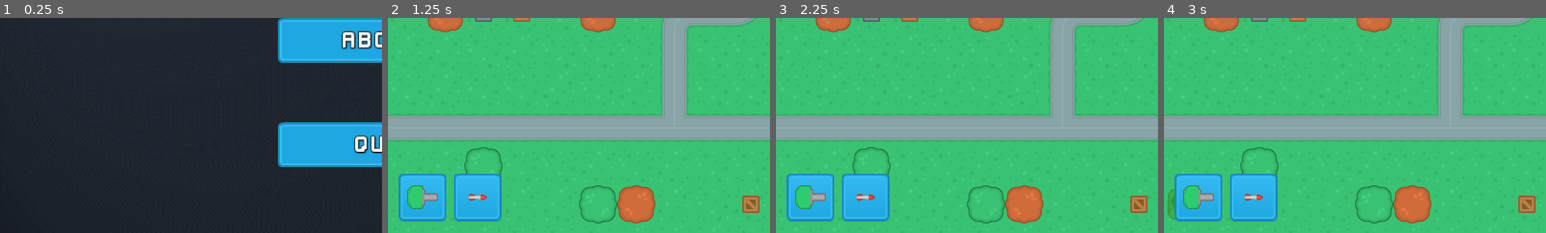
Above: before the commit, frames 1-4 (left to right).
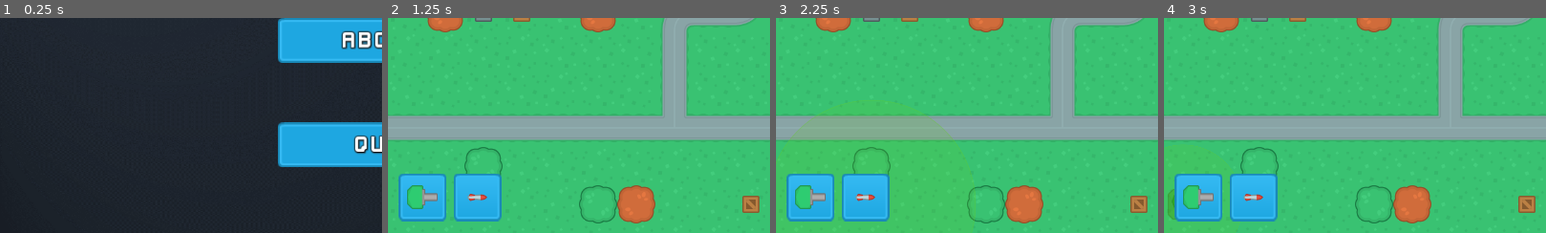
Above: after the commit, the same moments.

Repository: TenshinAkuma/Netfender
Game: Godot game, scene res://SceneHandler.tscn
Same seed, same stepped clock (60 frames per second), same inputs: the game is played once before the commit and once after it.
Inputs (mouse positions are % of the whole screen's width and height, from its top left):
- Up to frame 1 (0.25 s): no input
- Up to frame 2 (1.25 s): click "New Game" at 0.5 s
- Up to frame 3 (2.25 s): click (5, 92) at 1.25 s; click (12, 92) at 2 s
- Up to frame 4 (3 s): click (5, 92) at 2.75 s
The pictures show only the part of the screen within x 0-50%, y 50-100%; the shares and areas given below are measured in that part.

Frames 1-2 are identical in both runs. In frame 3, 0.3% of the frame differs, in the area x 0-53%, y 38-100%; in frame 4, less than 0.1%.

Commit message:
Implement range indicator for each tower type

Diff:
--- a/Scenes/MainScenes/UI.gd
+++ b/Scenes/MainScenes/UI.gd
@@ -1,12 +1,23 @@
 extends CanvasLayer
+
+var tower_range = 200
 
 func set_tower_preview(tower_type, mouse_position):
 	var drag_tower = load("res://Scenes/Turrets/" + tower_type + ".tscn").instance()
 	drag_tower.set_name("DragTower")
-	drag_tower.modulate = Color("8061cc26")
+	drag_tower.modulate = Color("374f2f")
+
+	var range_texture = Sprite.new()
+	range_texture.position = Vector2(32,32)
+	var scaling = GameData.tower_data[tower_type]["range"] / 600.0
+	range_texture.scale = Vector2(scaling, scaling)
+	var texture = load("res://Assets/UI/range_overlay.png")
+	range_texture.texture = texture
+	range_texture.modulate = Color("374f2f")
 
 	var control = Control.new()
 	control.add_child(drag_tower, true)
+	control.add_child(range_texture, true)
 	control.rect_position = mouse_position
 	control.set_name("TowerPreview")
 	add_child(control, true)
@@ -16,3 +27,4 @@
 	get_node("TowerPreview").rect_position = new_position
 	if get_node("TowerPreview/DragTower").modulate != Color(color):
 		get_node("TowerPreview/DragTower").modulate = Color(color)
+		get_node("TowerPreview/Sprite").modulate = Color(color)
--- /dev/null
+++ b/Singletons/GameData.gd
@@ -0,0 +1,14 @@
+extends Node
+
+var tower_data = {
+	"GunT1" : {
+		"damage" : 20,
+		"rof" : 1,
+		"range" : 200,
+	},
+	"MissileT1" : {
+		"damage" : 50,
+		"rof" : 3,
+		"range" : 350,
+	}
+}
--- a/project.godot
+++ b/project.godot
@@ -13,6 +13,10 @@
 config/name="NetFender"
 run/main_scene="res://SceneHandler.tscn"
 config/icon="res://icon.png"
+
+[autoload]
+
+GameData="*res://Singletons/GameData.gd"
 
 [display]
 
Binary file added: Assets/UI/range_overlay.png
Not shown, added: Assets/UI/range_overlay.png.import
